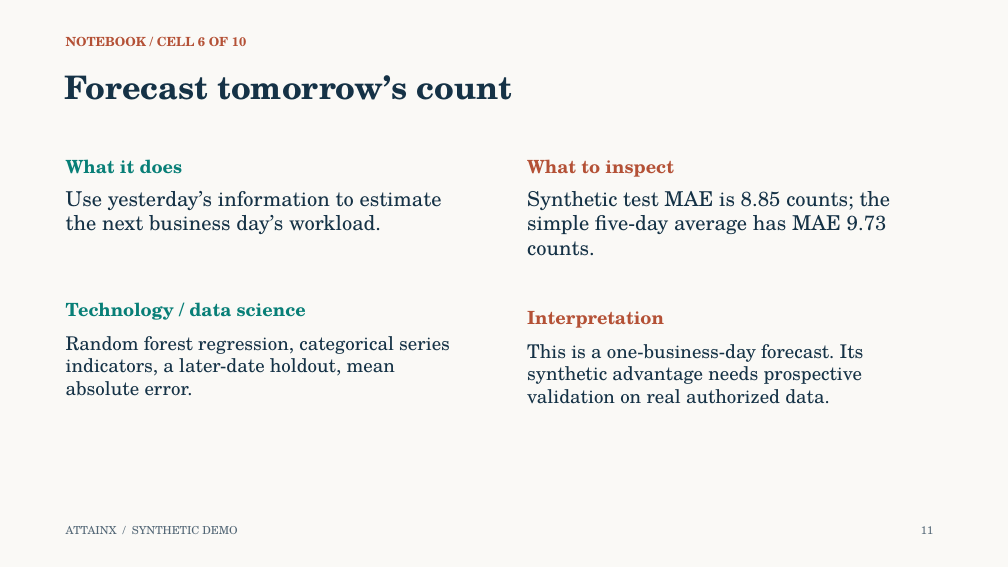
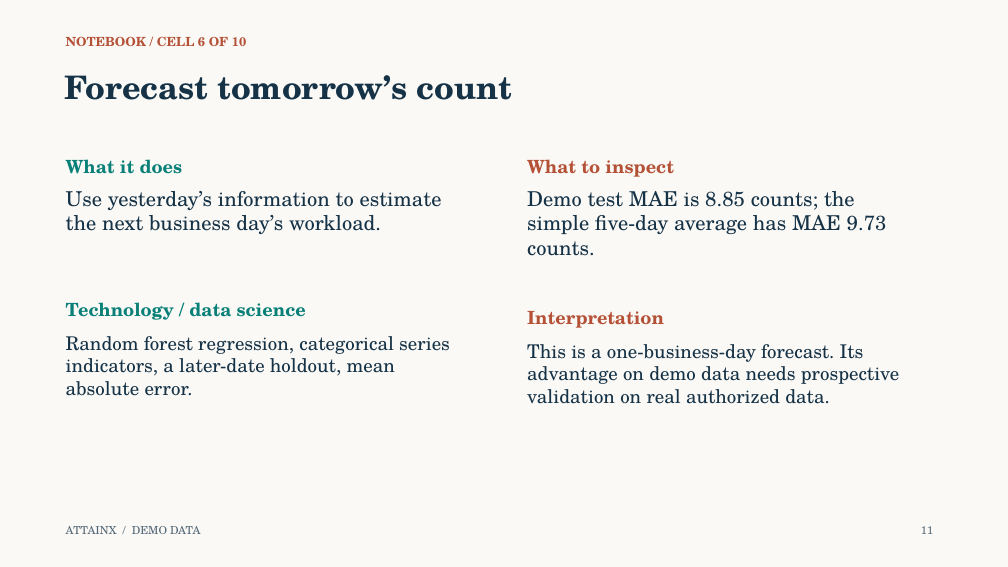
Before and after one commit to 0xpvtrickbateman/SPC-ML-Demo, a slide deck: slide 11 of docs/SPC_ML_Demo_Walkthrough_Ready.pptx. Drawn at 1008x567 pixels with LibreOffice and Linux fonts; fonts in the diff are those of the drawing. Boxes give left, top, right and bottom in pixels: in the first picture for what was removed or moved away, otherwise in the second. Text is boxed around its words. In the diff, an @@ line names an element or a change of style, - is before the commit and + after.

Commit message:
Revise demo wording and document USCIS capability gaps

```diff
--- a/docs/SPC_ML_Demo_Walkthrough_Ready.pptx
+++ b/docs/SPC_ML_Demo_Walkthrough_Ready.pptx
@@ text at (527, 191, 887, 256): text changed @@
-Synthetic test MAE is 8.85 counts; the simple five-day average has MAE 9.73 counts.
+Demo test MAE is 8.85 counts; the simple five-day average has MAE 9.73 counts.
@@ text at (527, 344, 900, 404): text changed @@
-This is a one-business-day forecast. Its synthetic advantage needs prospective validation on real authorized data.
+This is a one-business-day forecast. Its advantage on demo data needs prospective validation on real authorized data.
@@ text at (66, 526, 201, 534): text changed @@
-ATTAINX / SYNTHETIC DEMO
+ATTAINX / DEMO DATA
```
Also in this commit, not shown: 21 other slides changed, 3 other files.
